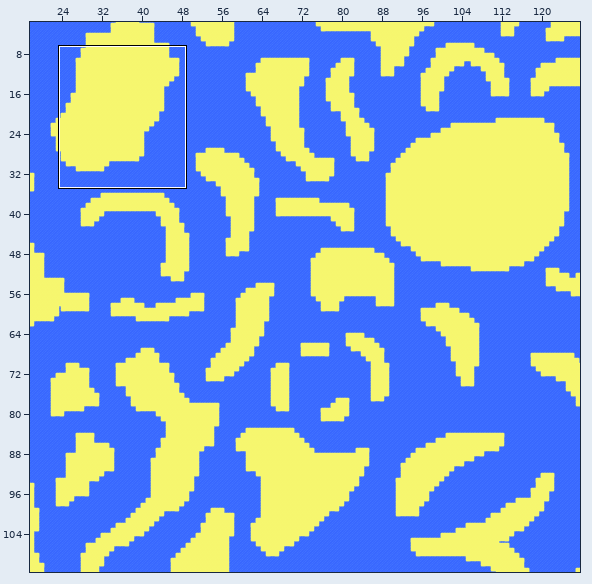
An edit to a level. Tiled map, levels/level1.tmx. Above, an overview of the earlier version with the close-up marked.
Close-up. First the earlier version:
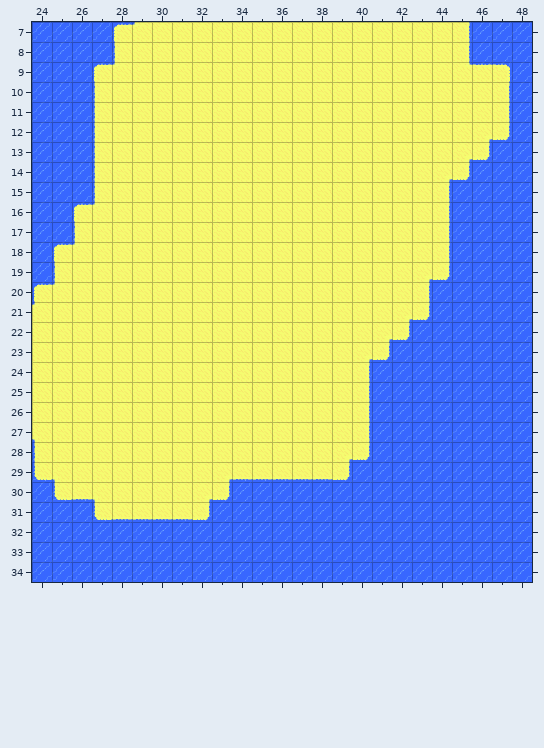
Cells are 32x32 px. Shown: x 24..48, y 7..34. The commit also changed other parts of the map, which this record leaves out. Tiles whose own drawing changed are shown in their newer look in all pictures.
Once edited:
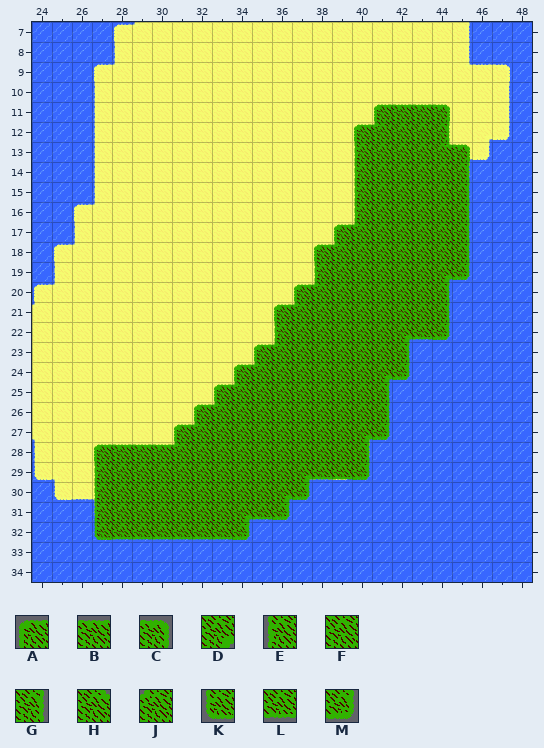
Key: from "GroundTerrain": A 0, B 1, C 2, D 3, E 5, F 6, G 7, H 8, J 9, K 10, L 11, M 12.
_ is an empty cell, . an unchanged one.
Tiles of an added or newly shown layer are drawn over the layers below it.
Change:
--- layer "Ground" (added)
@@ x 27..45 @@
-11 ..............____.
-12 ............._____.
-13 .............______
-14 .............______
-15 .............______
-16 .............______
-17 ............_______
-18 ...........________
-19 ...........________
-20 ..........________.
-21 ........._________.
-22 ........._________.
-23 ........________...
-24 ......._________...
-25 ......_________....
-26 .....__________....
-27 ....___________....
-28 ______________.....
-29 ______________.....
-30 ___________........
-31 __________.........
-32 ________...........
+11 ..............ABBC.
+12 .............AJFFG.
+13 .............EFFFHC
+14 .............EFFFFG
+15 .............EFFFFG
+16 .............EFFFFG
+17 ............AJFFFFG
+18 ...........AJFFFFFG
+19 ...........EFFFFFDM
+20 ..........AJFFFFFG.
+21 .........AJFFFFFFG.
+22 .........EFFFFFDLM.
+23 ........AJFFFFFG...
+24 .......AJFFFFFDM...
+25 ......AJFFFFFFG....
+26 .....AJFFFFFFFG....
+27 ....AJFFFFFFFDM....
+28 ABBBJFFFFFFFFG.....
+29 EFFFFFFFFFDLLM.....
+30 EFFFFFFFFDM........
+31 EFFFFFFDLM.........
+32 KLLLLLLM...........
Where, in picture pixels (left, top, right, bottom), the same in both close-ups:
added: (94, 104, 470, 540)
